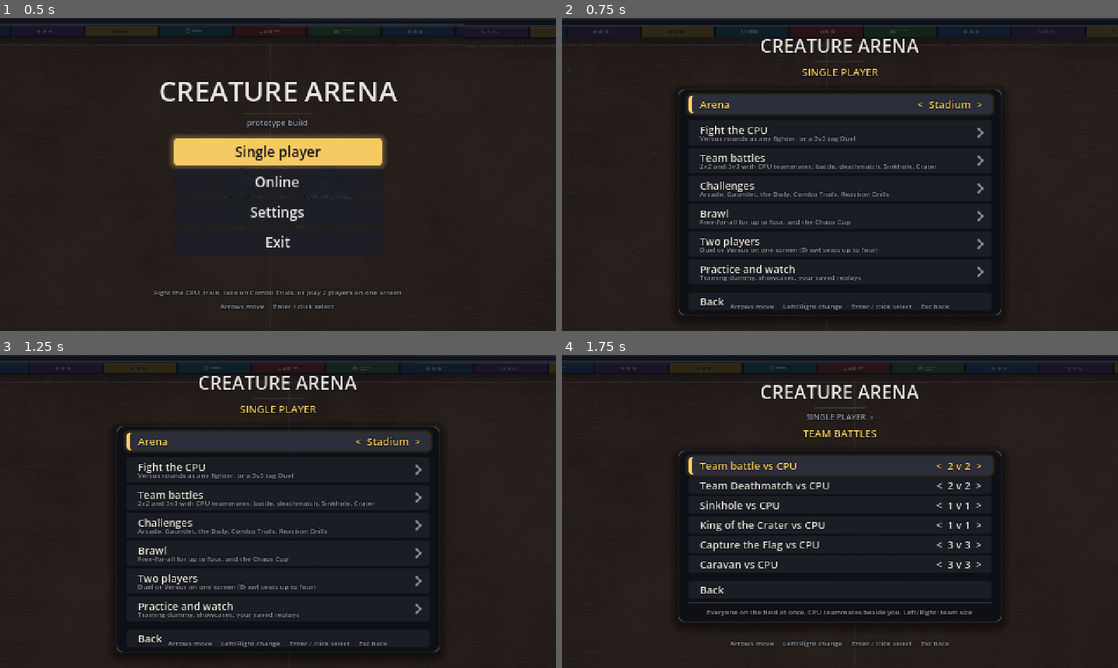
Above: before the commit, frames 1-4 (two rows, left to right).
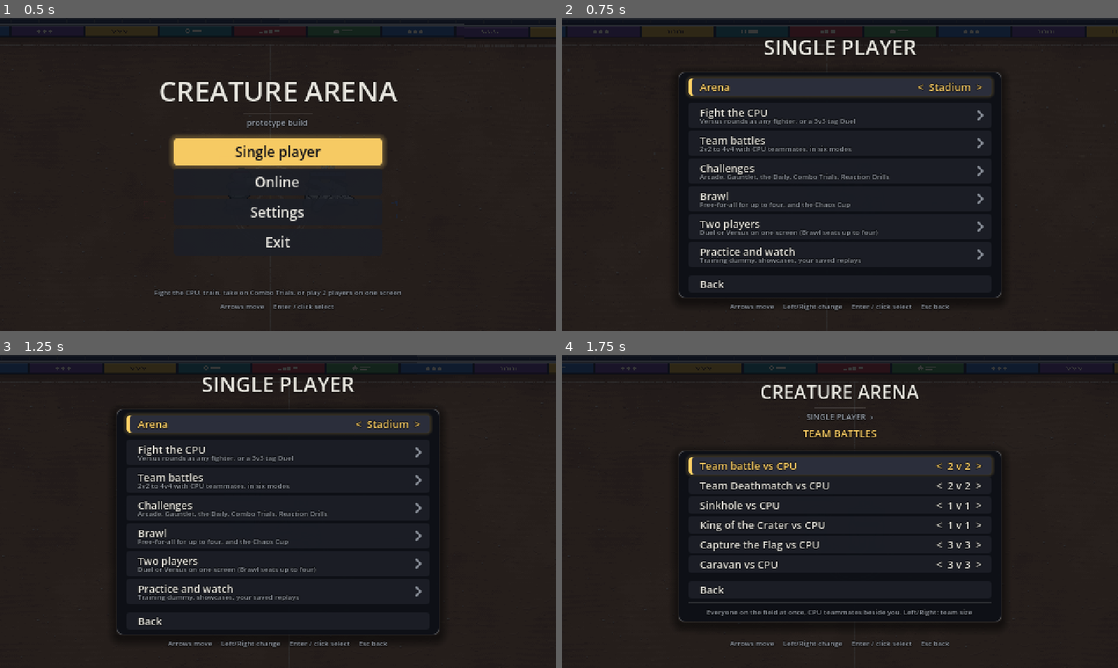
Above: after the commit, the same moments.

Repository: Redelements/creature-arena_
Game: Godot game, scene res://scenes/main.tscn
Same seed, same stepped clock (60 frames per second), same inputs: the game is played once before the commit and once after it.
Inputs:
- Up to frame 1 (0.5 s): no input
- Up to frame 2 (0.75 s): click "Single player" at 0.5 s
- Up to frame 3 (1.25 s): no input
- Up to frame 4 (1.75 s): click "Team battles" at 1.25 s

Frame 1 is identical in both runs. In frame 2, 10% of the frame differs, in the area x 21-79%, y 6-95%; in frame 3, 10%; in frame 4, nothing differs.

Commit message:
Fix 4v4 menu and HUD overlaps
The pick screen's team slots narrow to fit four inside the panel (the
fourth ran into the other team's panel), and the Capture the Flag and
Caravan pick screens say their mode instead of "Team battle". The combo
counter moves below a 4 v 4's fourth team card. The Single player page
drops its logo so its rows clear the hint line, and the Team battles
card mentions 4v4.

Co-Authored-By: Claude Opus 5.5 <noreply@anthropic.com>

Diff:
--- a/src/game/main.gd
+++ b/src/game/main.gd
@@ -131,7 +131,7 @@
 const MENU_GROUPS := [
 	{"id": "cpu", "title": "Fight the CPU", "sub": "Versus rounds as any fighter, or a 3v3 tag Duel",
 		"desc": "The classic fights against the CPU at the level set in Settings"},
-	{"id": "team", "title": "Team battles", "sub": "2v2 and 3v3 with CPU teammates: battle, deathmatch, Sinkhole, Crater",
+	{"id": "team", "title": "Team battles", "sub": "2v2 to 4v4 with CPU teammates, in six modes",
 		"desc": "Everyone on the field at once; pick the rules and the team size"},
 	{"id": "challenge", "title": "Challenges", "sub": "Arcade, Gauntlet, the Daily, Combo Trials, Reaction Drills",
 		"desc": "Runs and lessons with something to clear or beat"},
@@ -550,8 +550,7 @@
 ## with choices pick the fighter (or drill) with Left/Right; Enter starts.
 func _open_single() -> void:
 	var scr := UiScreen.new()
-	scr.logo = true
-	scr.title = "SINGLE PLAYER"
+	scr.title = "SINGLE PLAYER"  # no logo: six cards and the arena row fill the screen
 	scr.row_width = 262.0
 	scr.row_gap = 2
 	scr.show_desc = false  # the cards say what they hold
@@ -800,7 +799,8 @@
 			labels = ["YOU + CPU", "CPU TEAM"]
 			var kind := String(cfg.get("rules", "deathmatch" if cfg.get("deathmatch", false) else ""))
 			title = {"sinkhole": "SINKHOLE  %d v %d", "crater": "KING OF THE CRATER  %d v %d",
-				"deathmatch": "TEAM DEATHMATCH  %d v %d"}.get(kind, "TEAM BATTLE  %d v %d") % [size, size]
+				"deathmatch": "TEAM DEATHMATCH  %d v %d", "caravan": "CARAVAN  %d v %d",
+				"ctf": "CAPTURE THE FLAG  %d v %d"}.get(kind, "TEAM BATTLE  %d v %d") % [size, size]
 		var pick := CharacterSelect.new()
 		pick.setup(title, size, labels, two_players, _padded_teams(size) if cfg.has("team") else _teams)
 		pick.p1_keyboard = player_input.keyboard
--- a/src/ui/character_select.gd
+++ b/src/ui/character_select.gd
@@ -471,18 +471,18 @@
 		status = "Pick %d more" % (team_size - team.size()) if team_size > 1 else "Pick a fighter"
 	_text(Vector2(x + 6, PANEL_Y + 11), status, 6, UiTheme.C_ACCENT if team.size() >= team_size else UiTheme.C_DIM,
 		HORIZONTAL_ALIGNMENT_RIGHT, PANEL_W - 12)
-	# The team so far.
-	var slot_w := 34.0
+	# The team so far: slots narrow so four still fit inside the panel.
+	var slot_w := minf(34.0, (PANEL_W - 108.0 - 4.0 * (team_size - 1)) / maxf(1.0, team_size))
 	for k in team_size:
 		var r := Rect2(x + 102 + k * (slot_w + 4), PANEL_Y + PANEL_H - 42, slot_w, 36)
 		draw_rect(r, C_TILE)
 		draw_rect(r, col if k < team.size() else Color(1, 1, 1, 0.15), false, 1.0)
 		if k < team.size():
-			_draw_mini(String(team[k]), Vector2(r.get_center().x, r.end.y - 2), side == 1)
+			_draw_mini(String(team[k]), Vector2(r.get_center().x, r.end.y - 2), side == 1, slot_w / 34.0)
 
 
 ## A fighter's first idle frame, small, standing at `feet`.
-func _draw_mini(id: String, feet: Vector2, face_left: bool) -> void:
+func _draw_mini(id: String, feet: Vector2, face_left: bool, scale := 1.0) -> void:
 	var tex: Texture2D = _tex.get(id)
 	if tex == null:
 		return
@@ -492,7 +492,7 @@
 	var fh := float(fsz[1]) if fsz is Array else fpx
 	var o: Array = sp.get("origin", [24, 43])
 	var idle: Array = sp.get("anims", {}).get("idle", [0, 0, 1])
-	var k := float(sp.get("select_scale", minf(1.0, 55.0 / fpx))) * 0.6
+	var k := float(sp.get("select_scale", minf(1.0, 55.0 / fpx))) * 0.6 * scale
 	draw_set_transform(feet + _o, 0.0, Vector2(-k if face_left else k, k))
 	draw_texture_rect_region(tex, Rect2(-float(o[0]), -float(o[1]), fpx, fh),
 		Rect2(int(idle[1]) * fpx, int(idle[0]) * fh, fpx, fh))
--- a/src/view/hud.gd
+++ b/src/view/hud.gd
@@ -75,6 +75,8 @@
 var _combo_show := [0, 0]
 var _combo_last := [{}, {}]
 var _combo_pop := [0, 0]
+## How far each side's combo counter moves down to clear its panels (a 4 v 4's fourth card).
+var _combo_dy := [0.0, 0.0]
 var _cut := {}
 var _tick := 0
 var _font: Font = ThemeDB.fallback_font
@@ -217,6 +219,7 @@
 		return
 	if sim == null or sim.creatures.size() < 2:
 		return
+	_combo_dy = [0.0, 0.0]
 	if team != null:
 		_team_panels()
 	elif brawl != null:
@@ -305,6 +308,7 @@
 				continue
 			_card(i, x, y, right)
 			y += 16.0
+		_combo_dy[side] = maxf(0.0, y - 74.0)
 
 
 ## Brawl: slots 0 and 1 down the left edge, 2 and 3 down the right; yours the full panel.
@@ -576,6 +580,7 @@
 		return
 	var a := minf(1.0, _combo_show[side] / 15.0)
 	var x := _hl + 8.0 if side == 0 else _hr - 128.0
+	var dy: float = _combo_dy[side]
 	var mult := float(info["mult"])
 	var col := C_ACCENT
 	if mult >= 1.5:
@@ -586,23 +591,23 @@
 	var pop := float(_combo_pop[side]) / 8.0
 	var s := 1.0 + 0.35 * pop * pop + minf(0.25, (int(info["hits"]) - 2) * 0.02)
 	var jit := Vector2(randf_range(-1, 1), randf_range(-1, 1)) * pop * 1.5
-	draw_set_transform(Vector2(x, 86) + jit, 0.0, Vector2(s, s))
+	draw_set_transform(Vector2(x, 86 + dy) + jit, 0.0, Vector2(s, s))
 	_text(Vector2.ZERO, "%d HITS" % int(info["hits"]), 14, Color(1, 1, 1, a))
 	draw_set_transform(Vector2.ZERO, 0.0, Vector2.ONE)
 	var mult_txt := "x" + ("1.0" if mult <= 1.0 else String.num(mult, 2))
-	_text(Vector2(x + 70 + 20.0 * (s - 1.0), 86), mult_txt, 10, col)
-	_text(Vector2(x, 98), "%d damage" % int(round(float(info["dmg"]))), 7, Color(C_DIM.r, C_DIM.g, C_DIM.b, a))
+	_text(Vector2(x + 70 + 20.0 * (s - 1.0), 86 + dy), mult_txt, 10, col)
+	_text(Vector2(x, 98 + dy), "%d damage" % int(round(float(info["dmg"]))), 7, Color(C_DIM.r, C_DIM.g, C_DIM.b, a))
 
 	# Which attack types have landed: mixing all four is the x1.5 bonus.
 	var types := int(info.get("types", 0))
 	for i in TYPE_PIPS.size():
 		var lit := (types & int(SimDefs.TYPE_BIT[TYPE_PIPS[i][0]])) != 0
-		var r := Rect2(x + i * 15.0, 102, 13, 8)
+		var r := Rect2(x + i * 15.0, 102 + dy, 13, 8)
 		draw_rect(r, Color(col.r, col.g, col.b, a * 0.9) if lit else Color(0.2, 0.22, 0.26, a * 0.8))
 		_text(Vector2(r.position.x, r.position.y + 6.5), String(TYPE_PIPS[i][1]), 5,
 			Color(0.08, 0.08, 0.1, a) if lit else Color(C_DIM.r, C_DIM.g, C_DIM.b, a), HORIZONTAL_ALIGNMENT_CENTER, r.size.x)
 	if mult >= 1.5:
-		_text(Vector2(x + 62, 109), "FULL MIX!", 6, col)
+		_text(Vector2(x + 62, 109 + dy), "FULL MIX!", 6, col)
 
 
 func _draw_caption() -> void:
